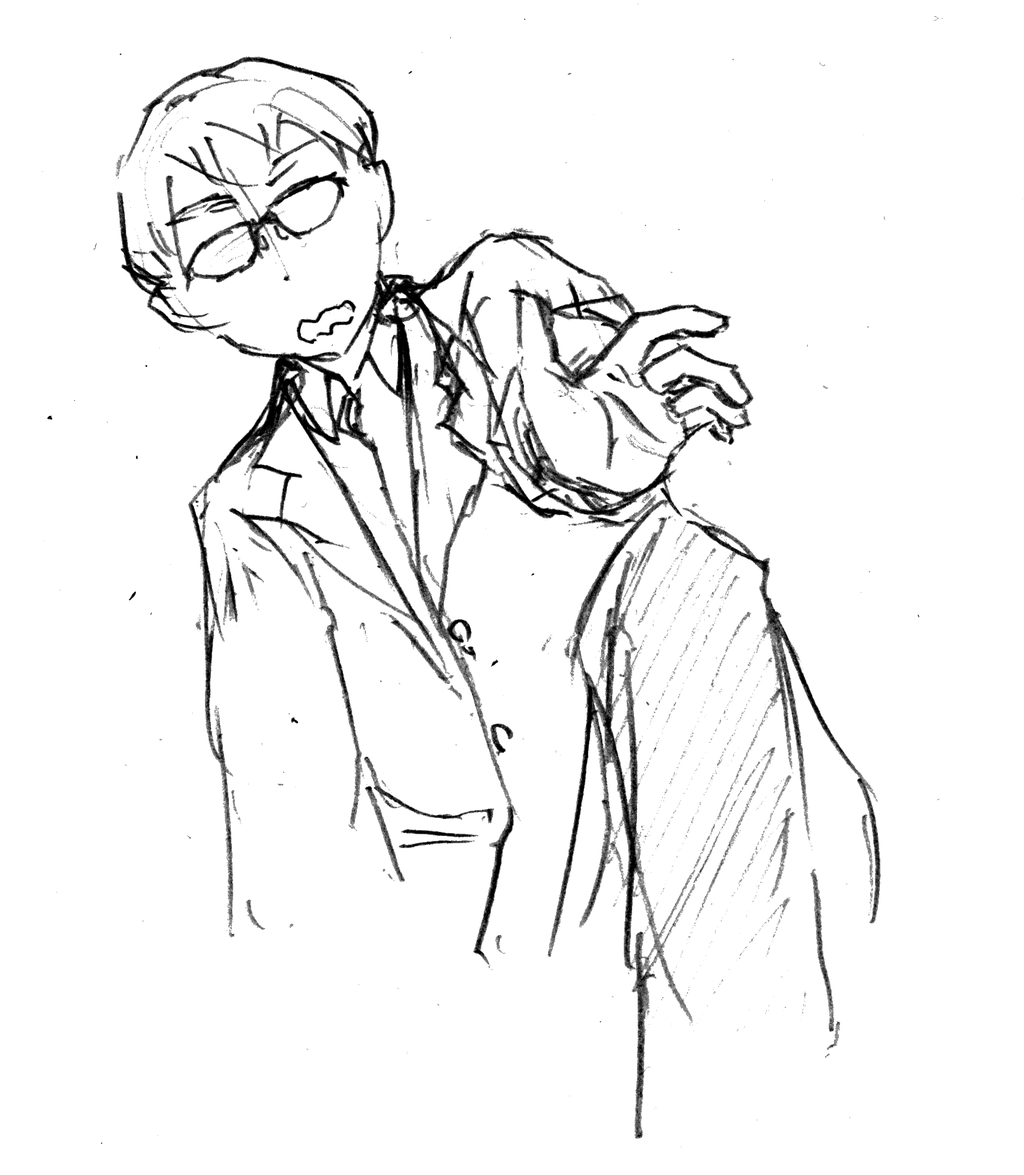
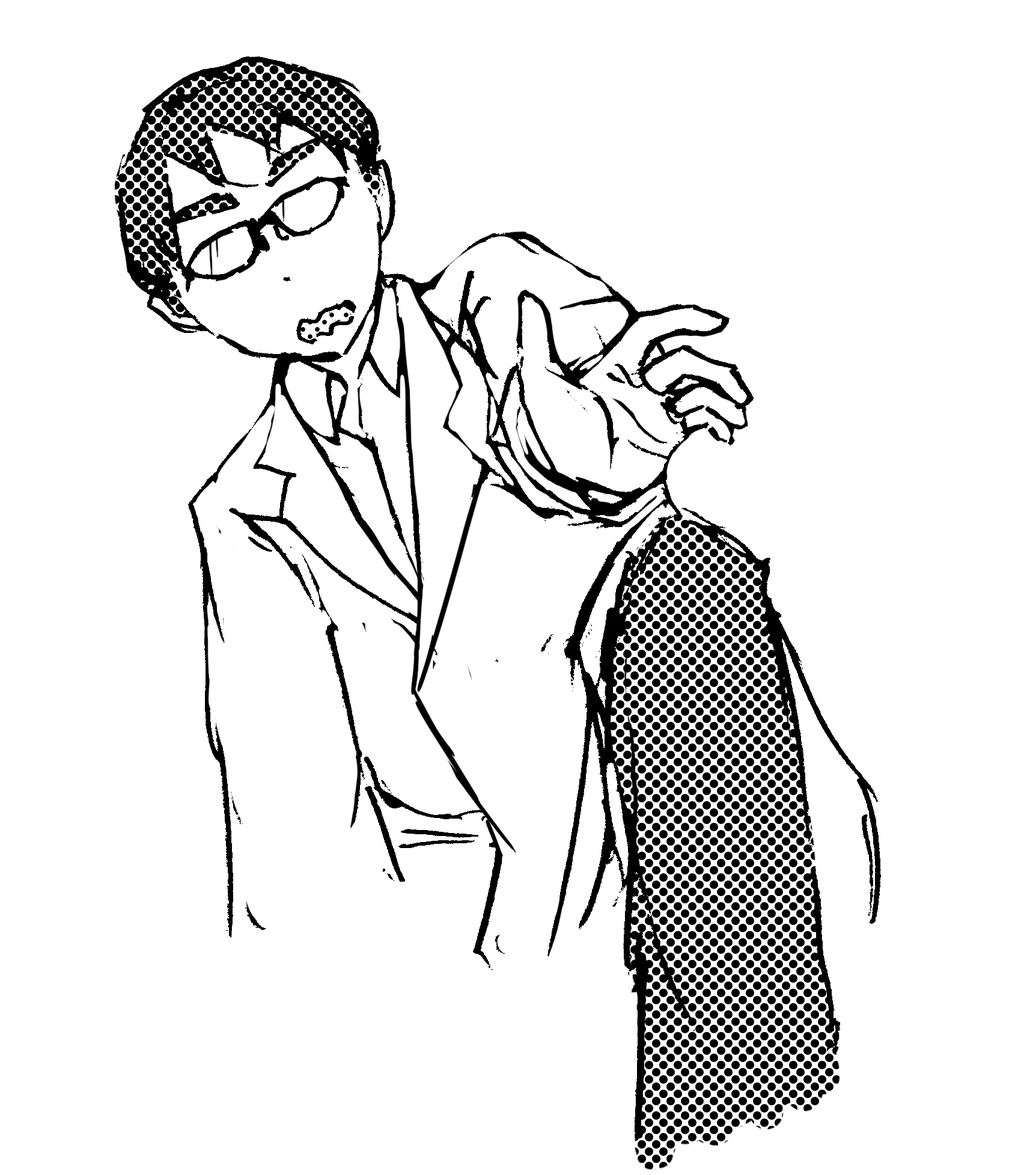
Revision of a layered 1024 x 1175 image; what changed, layer by layer:
added layer "レイヤー 3" (multiply) above "レイヤー 1" over [114, 57, 841, 1171]
added layer "レイヤー 1" above "レイヤー 2" over [115, 56, 882, 1139]
added layer "レイヤー 2" above "レイヤー 0 のコピー" over [115, 56, 882, 1143]
